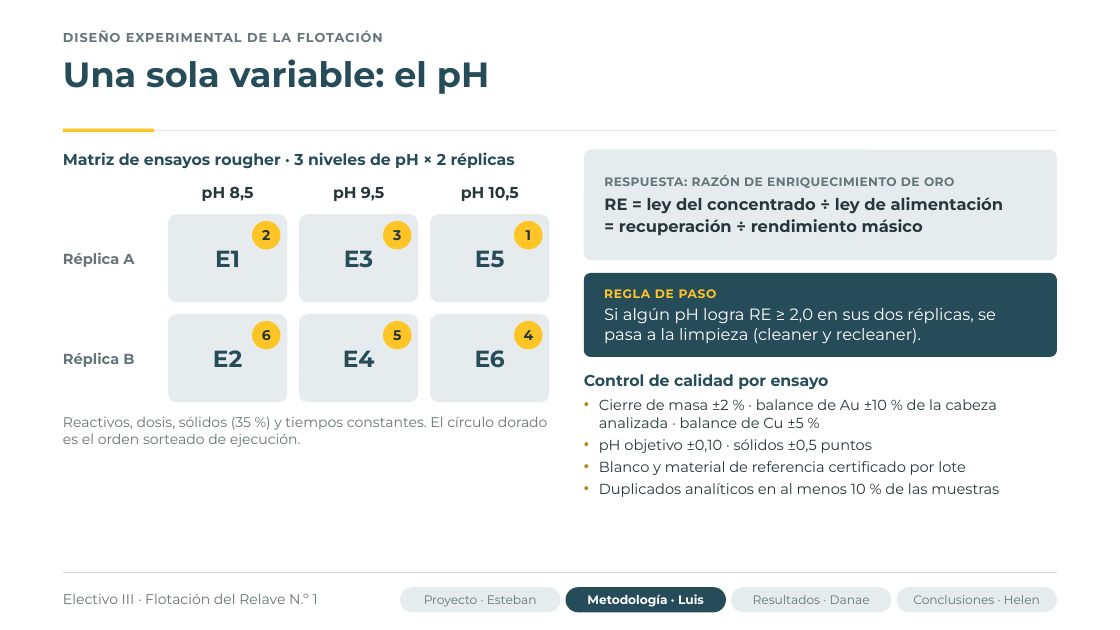
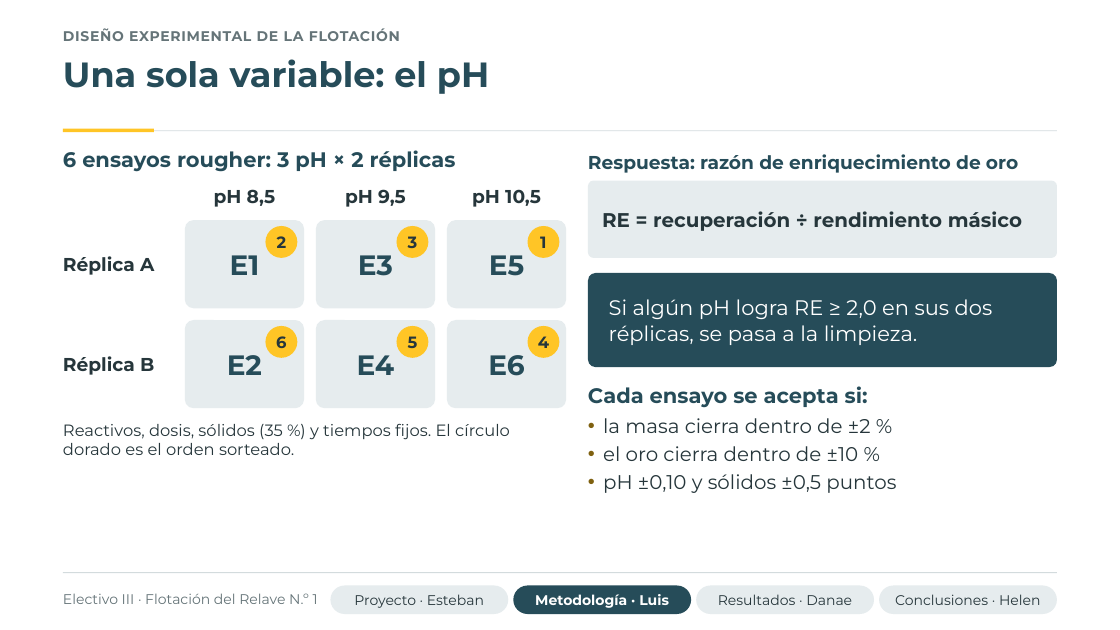
Before and after one commit to flakoks/juego-amigo-secreto, a slide deck: slide 10 of presentacion-tesis/presentacion_flotacion_relave.pptx. Drawn at 1120x630 pixels with LibreOffice and Linux fonts; fonts in the diff are those of the drawing; background and template pictures are left out. Boxes give left, top, right and bottom in pixels: in the first picture for what was removed or moved away, otherwise in the second. Text is boxed around its words. In the diff, an @@ line names an element or a change of style, - is before the commit and + after.

```diff
--- a/presentacion-tesis/presentacion_flotacion_relave.pptx
+++ b/presentacion-tesis/presentacion_flotacion_relave.pptx
@@ text "DISEÑO EXPERIMENTAL DE LA FLOTACIÓN" at bbox=[63, 28, 400, 41]: size 11 to 12 pt, letter spacing 0.8 to 0.6 pt @@
@@ text "Respuesta: razón de enriquecimiento de ...": place and size @@
-text "Respuesta: razón de enriquecimiento de ..." at bbox=[584, 150, 1057, 260]
+text "Respuesta: razón de enriquecimiento de ..." at bbox=[588, 154, 1018, 173]
@@ text "Respuesta: razón de enriquecimiento de ..." at bbox=[588, 154, 1018, 173]: fill #E6ECEE to none @@
@@ text at bbox=[63, 150, 456, 172]: text changed; size 13.5 to 18 pt @@
-Matriz de ensayos rougher · 3 niveles de pH × 2 réplicas
+6 ensayos rougher: 3 pH × 2 réplicas
@@ text at bbox=[588, 154, 1018, 173]: text changed; size 14 to 16 pt; text colour #26363B to #264C59 @@
-RESPUESTA: RAZÓN DE ENRIQUECIMIENTO DE ORO
-RE = ley del concentrado ÷ ley de alimentación
-= recuperación ÷ rendimiento másico
+Respuesta: razón de enriquecimiento de oro
@@ text "pH 8,5": place and size @@
-text "pH 8,5" at bbox=[202, 187, 254, 201]
+text "pH 8,5" at bbox=[214, 189, 275, 207]
@@ text "pH 9,5": place and size @@
-text "pH 9,5" at bbox=[333, 187, 384, 201]
+text "pH 9,5" at bbox=[345, 189, 406, 207]
@@ size 13.5 to 16 pt in 3 elements at bbox=[214, 189, 275, 207], bbox=[345, 189, 406, 207], bbox=[472, 189, 541, 207] @@
@@ text "pH 10,5": place and size @@
-text "pH 10,5" at bbox=[461, 187, 519, 201]
+text "pH 10,5" at bbox=[472, 189, 541, 207]
@@ rounded rectangle added at bbox=[588, 181, 1057, 258], fill #E6ECEE, 17 pt, text #26363B, bold @@
+RE = recuperación ÷ rendimiento másico
@@ text "Réplica A" at bbox=[63, 256, 154, 275]: size 12.5 to 16 pt, text colour #657478 to #26363B @@
@@ rounded rectangle "Si algún pH logra RE ...": place and size @@
-rounded rectangle "Si algún pH logra RE ..." at bbox=[584, 273, 1057, 357]
+rounded rectangle "Si algún pH logra RE ..." at bbox=[588, 273, 1057, 367]
@@ text in rounded rectangle at bbox=[609, 299, 993, 345]: text changed; size 14 to 18 pt @@
-REGLA DE PASO
-Si algún pH logra RE ≥ 2,0 en sus dos réplicas, se pasa a la limpieza (cleaner y recleaner).
+Si algún pH logra RE ≥ 2,0 en sus dos réplicas, se pasa a la limpieza.
@@ text "Réplica B" at bbox=[63, 356, 154, 375]: size 12.5 to 16 pt, text colour #657478 to #26363B @@
@@ size 20 to 24 pt in 6 elements at bbox=[316, 320, 435, 408], bbox=[185, 220, 304, 308], bbox=[316, 220, 435, 308], bbox=[447, 220, 566, 308], bbox=[185, 320, 304, 408], bbox=[447, 320, 566, 408] @@
@@ 6 rounded rectangles, 6 ellipses: place and size @@
-6 rounded rectangles, 6 ellipses at bbox=[168, 214, 549, 402]
+6 rounded rectangles, 6 ellipses at bbox=[185, 220, 566, 408]
@@ size 12 to 14 pt in 6 elements at bbox=[266, 226, 297, 258], bbox=[397, 226, 429, 258], bbox=[528, 226, 560, 258], bbox=[266, 326, 297, 358], bbox=[397, 326, 429, 358], bbox=[528, 326, 560, 358] @@
@@ text at bbox=[588, 386, 896, 493]: text changed; size 12.5 to 17 pt @@
-Control de calidad por ensayo
-• Cierre de masa ±2 % · balance de Au ±10 % de la cabeza analizada · balance de Cu ±5 %
-• pH objetivo ±0,10 · sólidos ±0,5 puntos
-• Blanco y material de referencia certificado por lote
-• Duplicados analíticos en al menos 10 % de las muestras
+Cada ensayo se acepta si:
+• la masa cierra dentro de ±2 %
+• el oro cierra dentro de ±10 %
+• pH ±0,10 y sólidos ±0,5 puntos
@@ text at bbox=[63, 424, 510, 455]: text changed; size 12 to 14 pt; text colour #657478 to #26363B @@
-Reactivos, dosis, sólidos (35 %) y tiempos constantes. El círculo dorado es el orden sorteado de ejecución.
+Reactivos, dosis, sólidos (35 %) y tiempos fijos. El círculo dorado es el orden sorteado.
@@ size 10.5 to 12 pt, text colour #657478 to #26363B in 3 elements at bbox=[880, 586, 1058, 614], bbox=[697, 586, 875, 614], bbox=[330, 586, 508, 614] @@
@@ rounded rectangle "Proyecto · Esteban": place and size @@
-rounded rectangle "Proyecto · Esteban" at bbox=[400, 587, 560, 613]
+rounded rectangle "Proyecto · Esteban" at bbox=[330, 586, 508, 614]
@@ rounded rectangle "Metodología · Luis": place and size @@
-rounded rectangle "Metodología · Luis" at bbox=[565, 587, 726, 613]
+rounded rectangle "Metodología · Luis" at bbox=[513, 586, 691, 614]
@@ rounded rectangle "Metodología · Luis" at bbox=[513, 586, 691, 614]: size 10.5 to 12 pt @@
@@ rounded rectangle "Resultados · Danae": place and size @@
-rounded rectangle "Resultados · Danae" at bbox=[731, 587, 891, 613]
+rounded rectangle "Resultados · Danae" at bbox=[697, 586, 875, 614]
@@ rounded rectangle "Conclusiones · Helen": place and size @@
-rounded rectangle "Conclusiones · Helen" at bbox=[897, 587, 1057, 613]
+rounded rectangle "Conclusiones · Helen" at bbox=[880, 586, 1058, 614]
```
Also in this commit, not shown: 22 other slides changed, 1 other file.
